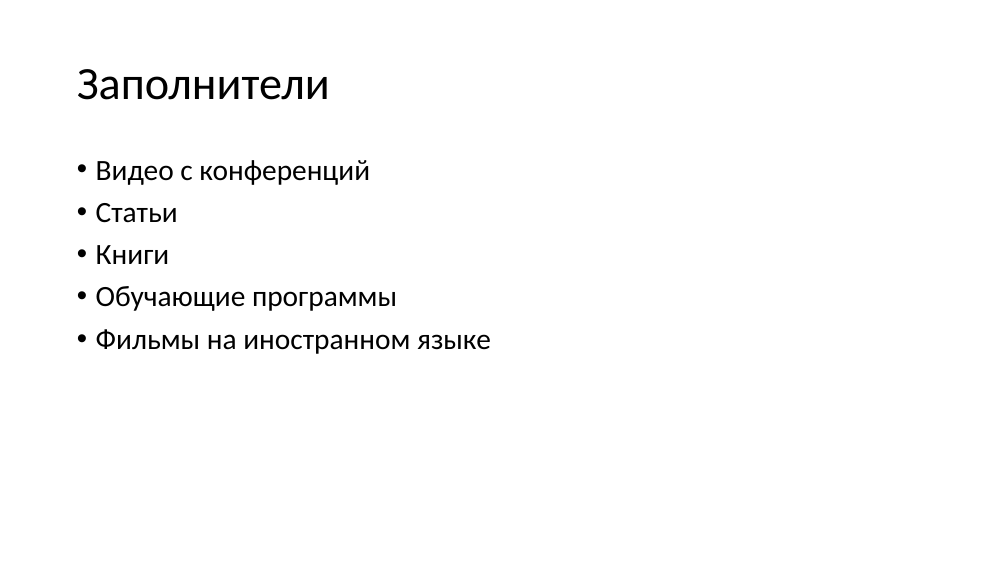
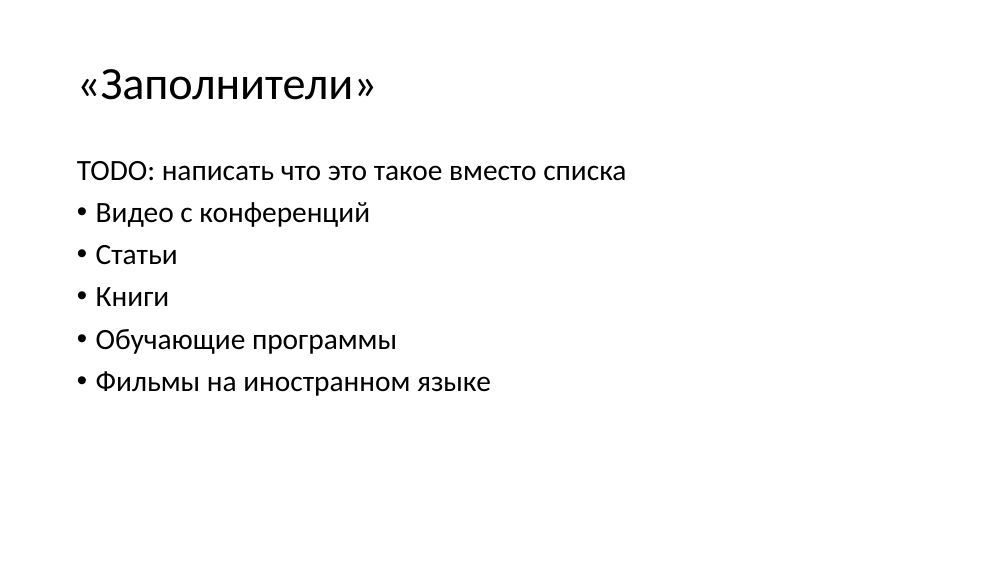
Before and after one commit to kugushev/presentations, a slide deck: slide 12 of 2018_Students-Breakfast/Presentation.pptx. Drawn at 1008x567 pixels with LibreOffice and Linux fonts; fonts in the diff are those of the drawing. Boxes give left, top, right and bottom in pixels: in the first picture for what was removed or moved away, otherwise in the second. Text is boxed around its words. In the diff, an @@ line names an element or a change of style, - is before the commit and + after.

```diff
--- a/2018_Students-Breakfast/Presentation.pptx
+++ b/2018_Students-Breakfast/Presentation.pptx
@@ title at box(77, 69, 377, 100): text changed @@
-Заполнители
+«Заполнители»
@@ text at box(77, 161, 626, 181): paragraph added @@
+TODO: написать что это такое вместо списка
```
Also in this commit, not shown: 1 other slide changed, 1 slide added, 1 slide removed.
